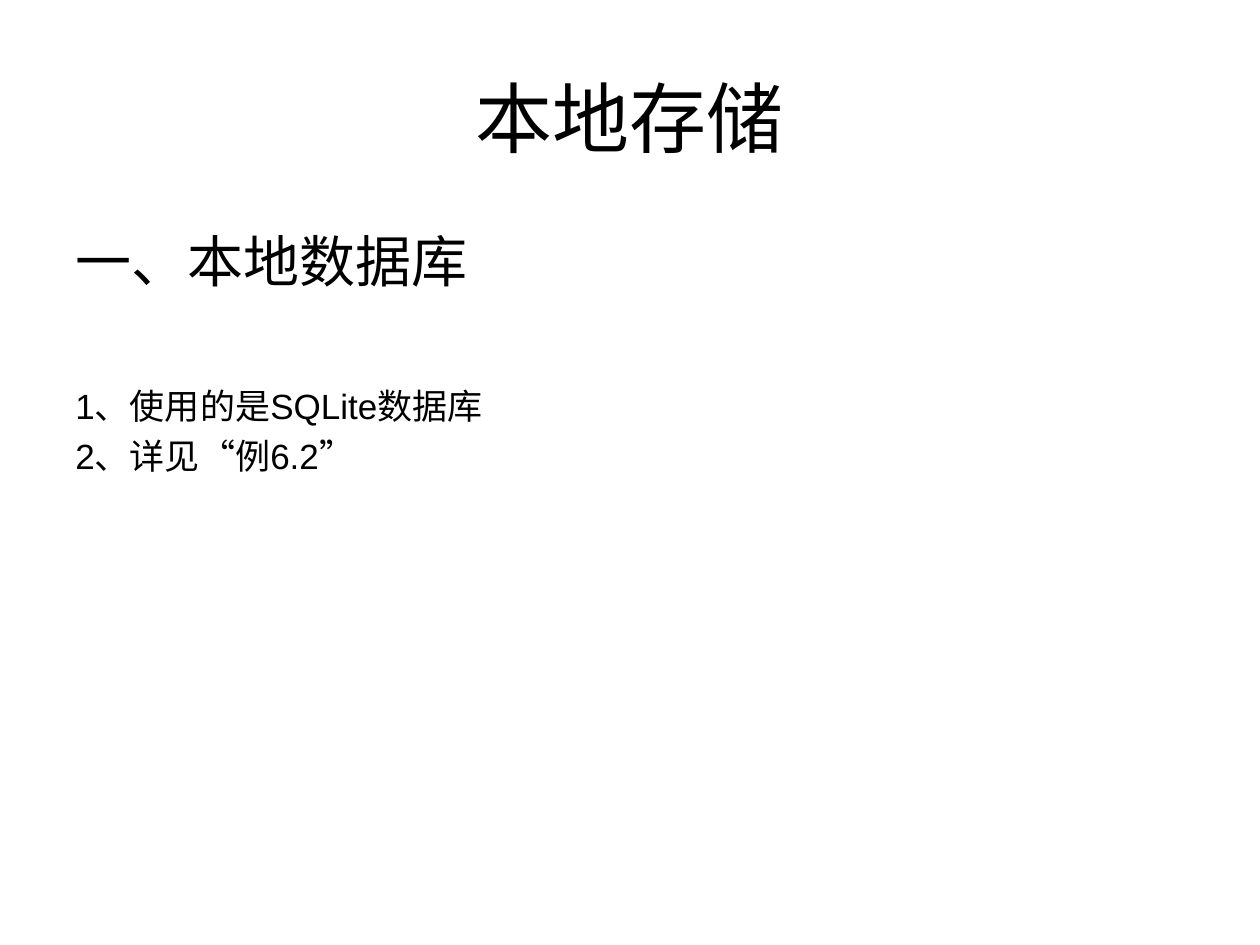
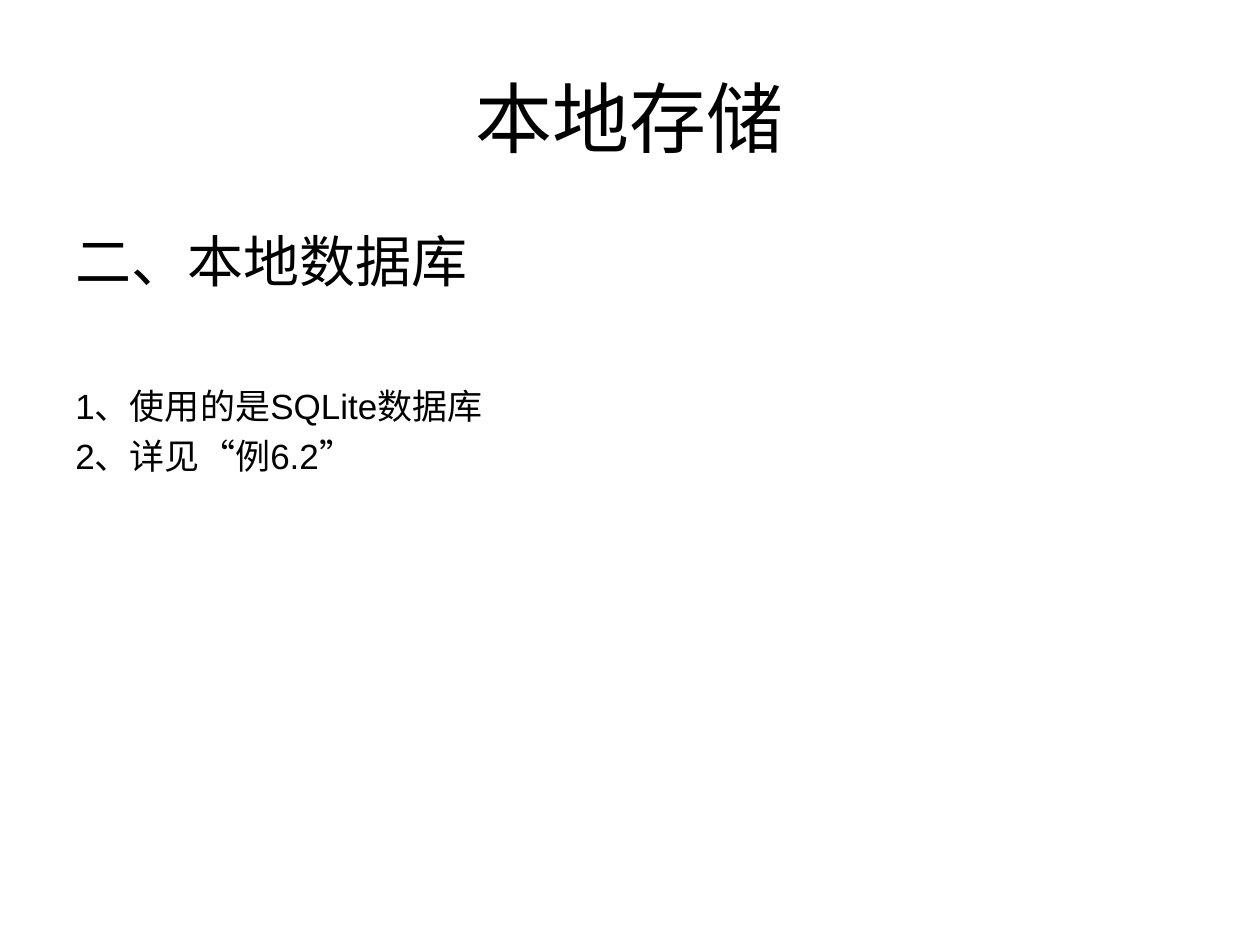
Before and after one commit to testuser2213/tom-wang-manual, a slide deck: slide 16 of manual/html5/share/关于HTML5的分享.ppt. Drawn at 1260x945 pixels with LibreOffice and Linux fonts; fonts in the diff are those of the drawing. Boxes give left, top, right and bottom in pixels: in the first picture for what was removed or moved away, otherwise in the second. Text is boxed around its words. In the diff, an @@ line names an element or a change of style, - is before the commit and + after.

```diff
--- a/manual/html5/share/关于HTML5的分享.ppt
+++ b/manual/html5/share/关于HTML5的分享.ppt
@@ text at (75,235,467,287): text changed @@
-一、本地数据库
+二、本地数据库
```
Also in this commit, not shown: 2 other slides changed, 1 slide added, 10 other files.
